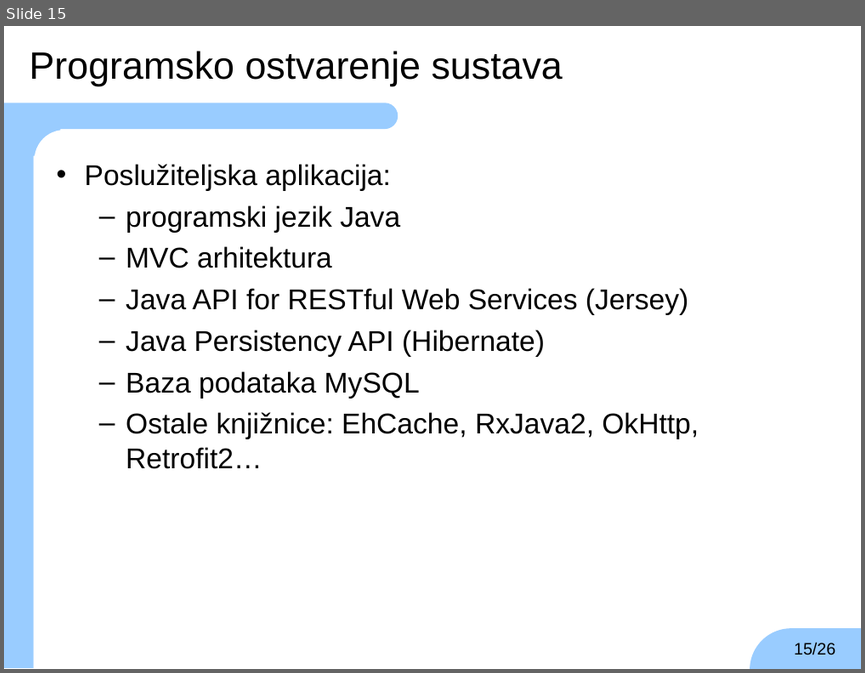
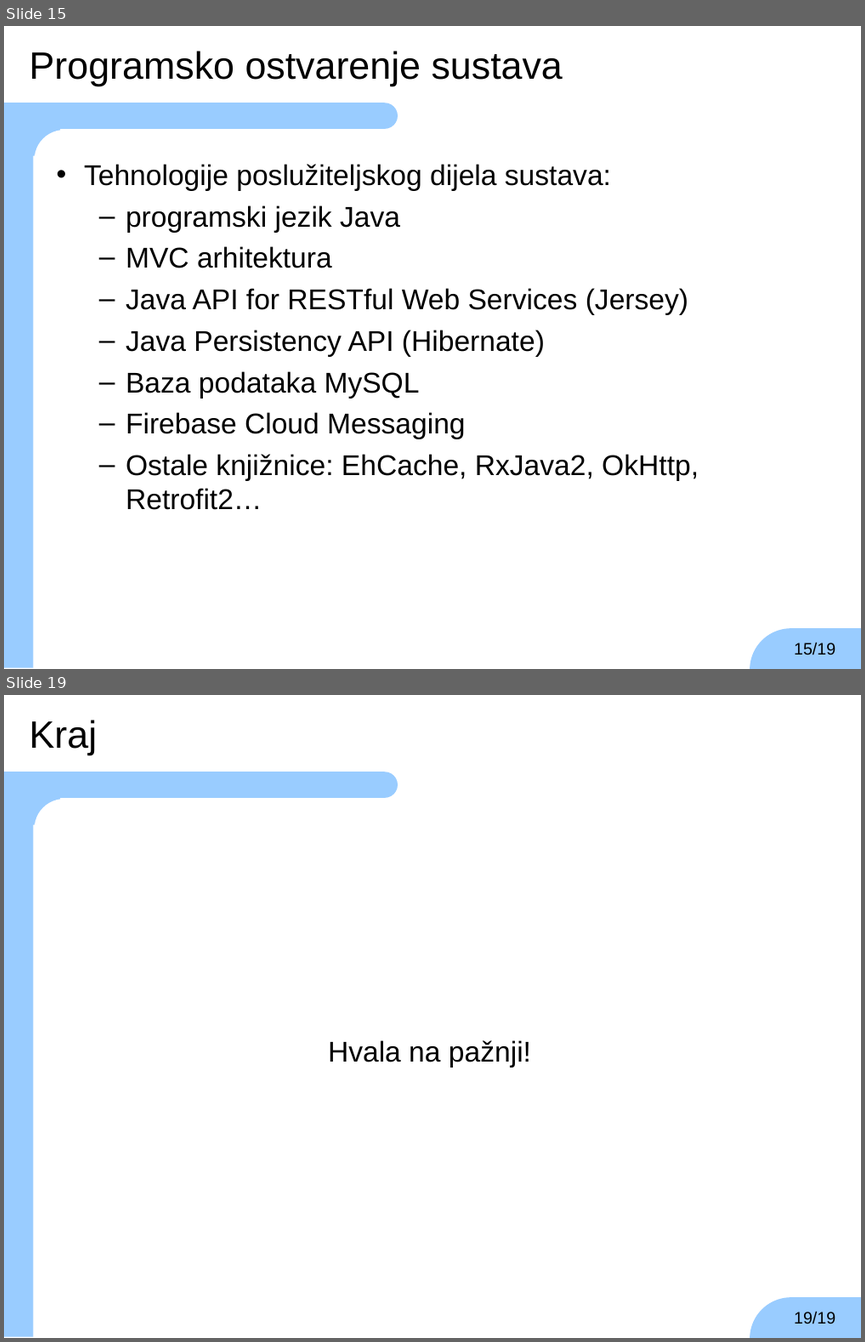
Before and after one commit to TheKarlo95/ZavrsniRad, a slide deck: zavrsni.ppt. Shown one above the other, each under a label of ours: slide 15 before the commit, slides 15 and 19 after it; the slides between them are not shown. The pictures are 865x673 and 865x1342 pixels, drawn with LibreOffice and Linux fonts; fonts in the diff are those of the drawing; background and template pictures are left out. Boxes give left, top, right and bottom in pixels: in the first picture for what was removed or moved away, otherwise in the second. Text is boxed around its words. In the diff, an @@ line names an element or a change of style, - is before the commit and + after.

```diff
--- a/zavrsni.ppt
+++ b/zavrsni.ppt
@@ slide 19 added at <box>4,695,861,1338</box>, background #FFFFFF; not listed: 6 template elements that a slide beside it also shows @@
@@ text added at <box>30,720,98,755</box>, 32 pt, text #000000 @@
+Kraj
@@ text added at <box>328,1040,531,1067</box>, 24 pt, text #000000 @@
+Hvala na pažnji!
@@ page number added at <box>794,1310,835,1324</box>, 14 pt, text #000000 @@
+19/19
@@ slide 15 changed as well @@
@@ text at <box>84,164,611,191</box>: text changed @@
-• Poslužiteljska aplikacija:
+• Tehnologije poslužiteljskog dijela sustava:
@@ text at <box>126,412,466,439</box>: paragraph added @@
+  – Firebase Cloud Messaging
@@ page number at <box>794,641,835,655</box>: text changed @@
-15/26
+15/19
```
Also in this commit, not shown: 3 other slides added.
